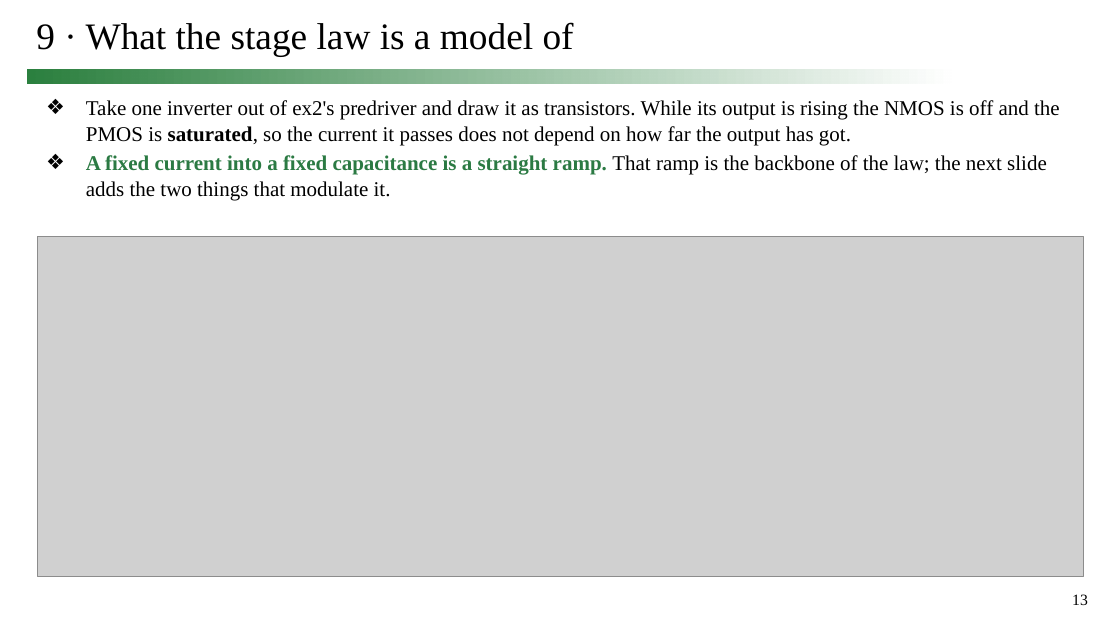
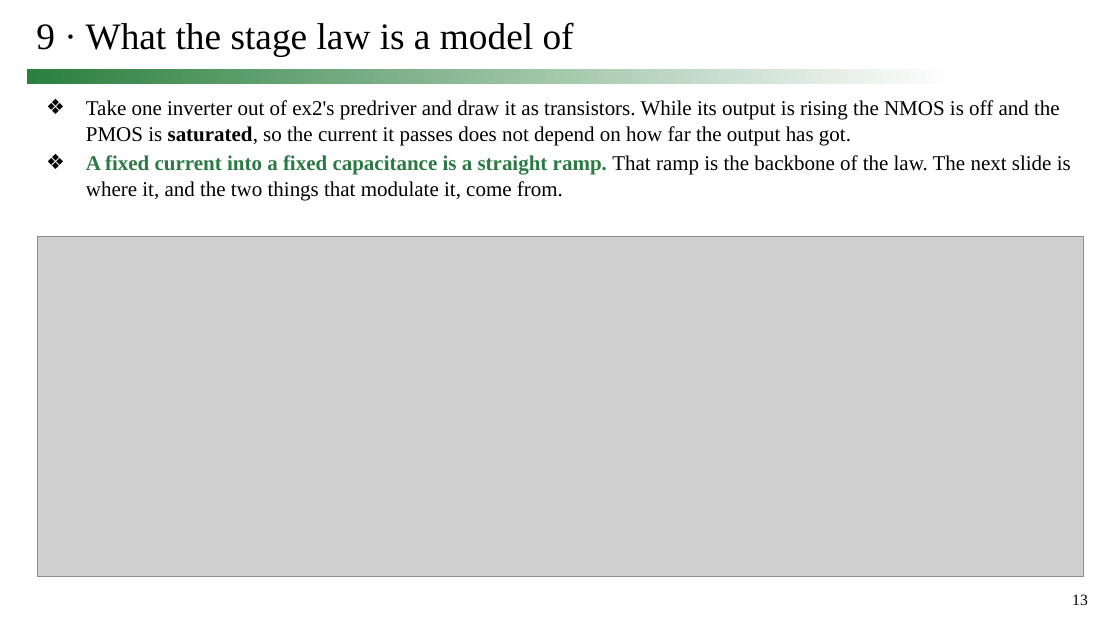
Before and after one commit to simon9721/ibis_comparison, a slide deck: slide 13 of results/meeting_deck_2026-09-24/0924_track1_story.pptx. Drawn at 1120x630 pixels with LibreOffice and Linux fonts; fonts in the diff are those of the drawing; grey boxes stand for pictures. Boxes give left, top, right and bottom in pixels: in the first picture for what was removed or moved away, otherwise in the second. Text is boxed around its words. In the diff, an @@ line names an element or a change of style, - is before the commit and + after.

```diff
--- a/results/meeting_deck_2026-09-24/0924_track1_story.pptx
+++ b/results/meeting_deck_2026-09-24/0924_track1_story.pptx
@@ text at (x1=86, y1=155, x2=1071, y2=200): text changed @@
-❖ A fixed current into a fixed capacitance is a straight ramp. That ramp is the backbone of the law; the next slide adds the two things that modulate it.
+❖ A fixed current into a fixed capacitance is a straight ramp. That ramp is the backbone of the law. The next slide is where it, and the two things that modulate it, come from.
```
Also in this commit, not shown: 10 other slides changed, 3 slides added, 1 slide removed, 7 other files.
